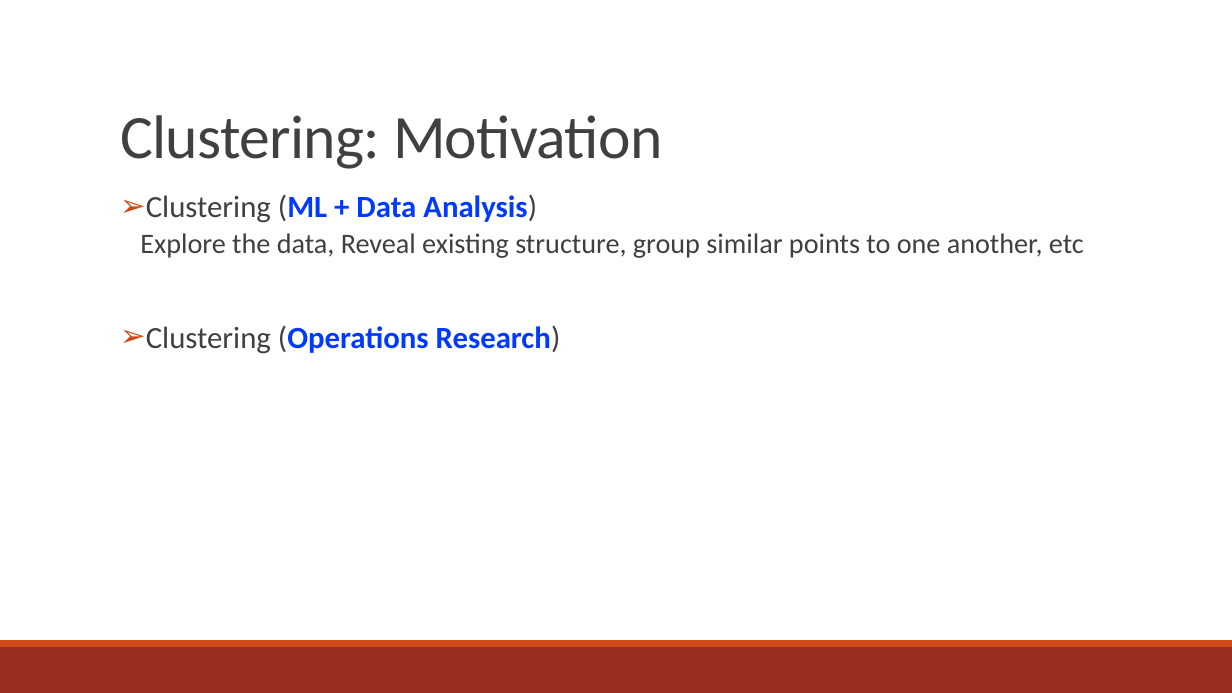
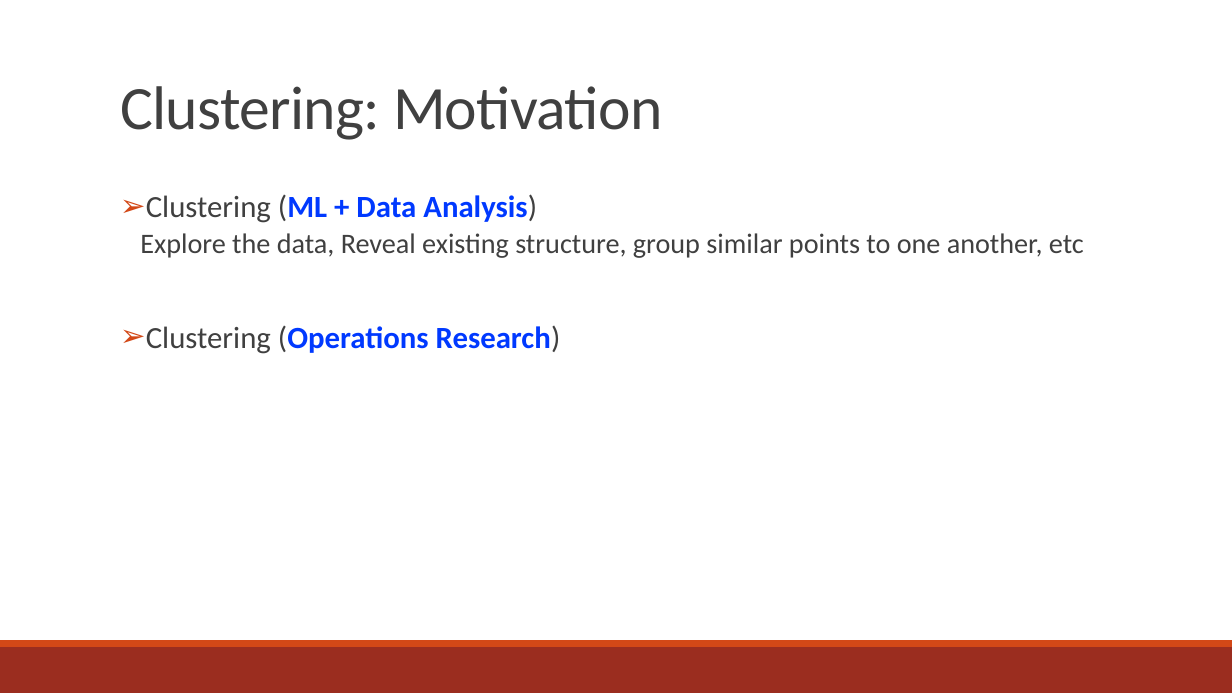
Before and after one commit to faircluster/faircluster.github.io, a slide deck: slide 8 of files/fair-clustering-tutorial-aaai22-slides1.pptx (slide 7 before the commit). Drawn at 1232x693 pixels with LibreOffice and Linux fonts; fonts in the diff are those of the drawing. Boxes give left, top, right and bottom in pixels: in the first picture for what was removed or moved away, otherwise in the second. Text is boxed around its words. In the diff, an @@ line names an element or a change of style, - is before the commit and + after.

```diff
--- a/files/fair-clustering-tutorial-aaai22-slides1.pptx
+++ b/files/fair-clustering-tutorial-aaai22-slides1.pptx
@@ title "Clustering: Motivation": place and size @@
-title "Clustering: Motivation" at bbox=[120, 115, 662, 169]
+title "Clustering: Motivation" at bbox=[120, 86, 662, 140]
```
Also in this commit, not shown: 18 other slides changed, 18 slides added, 1 slide removed, 6 other files.
